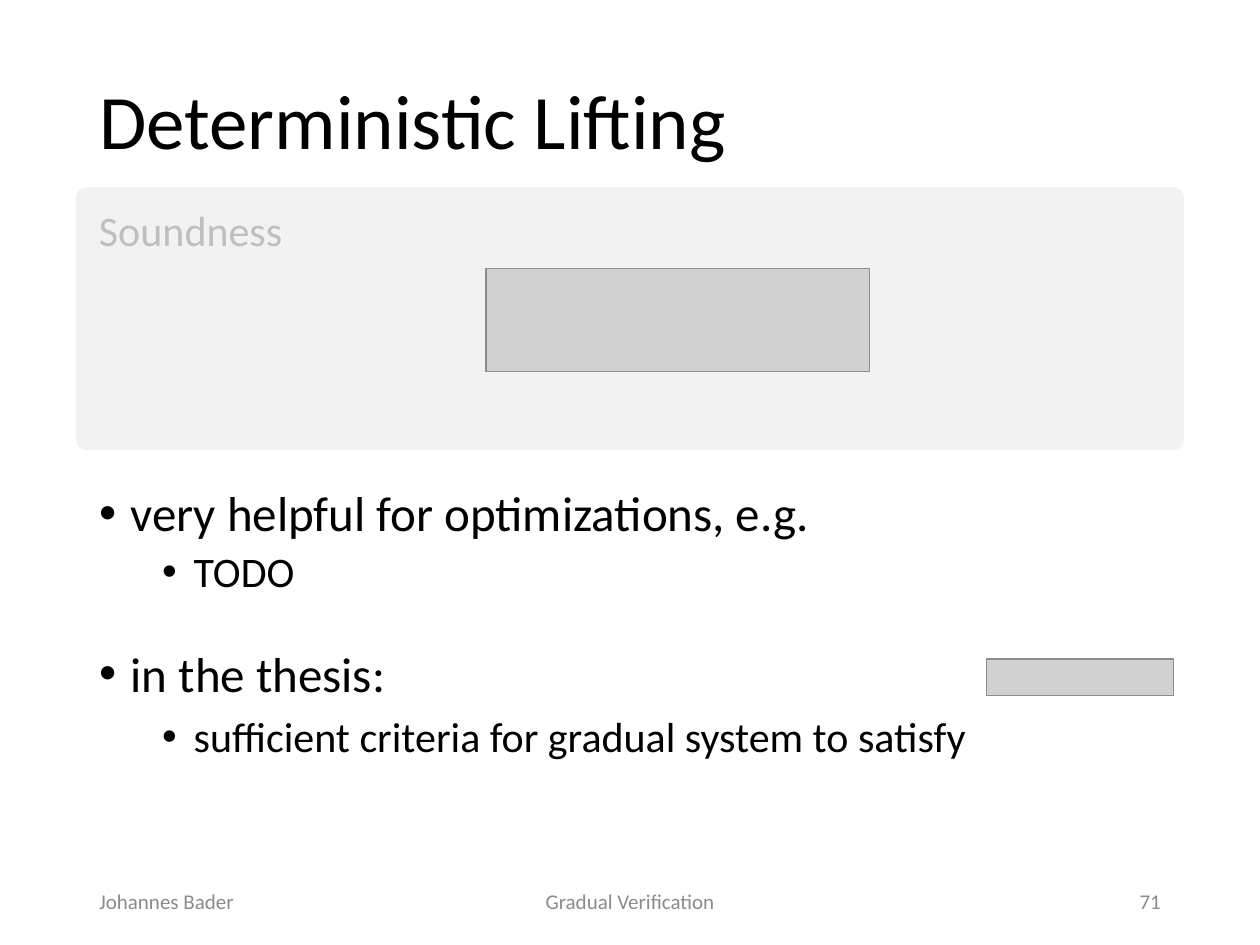
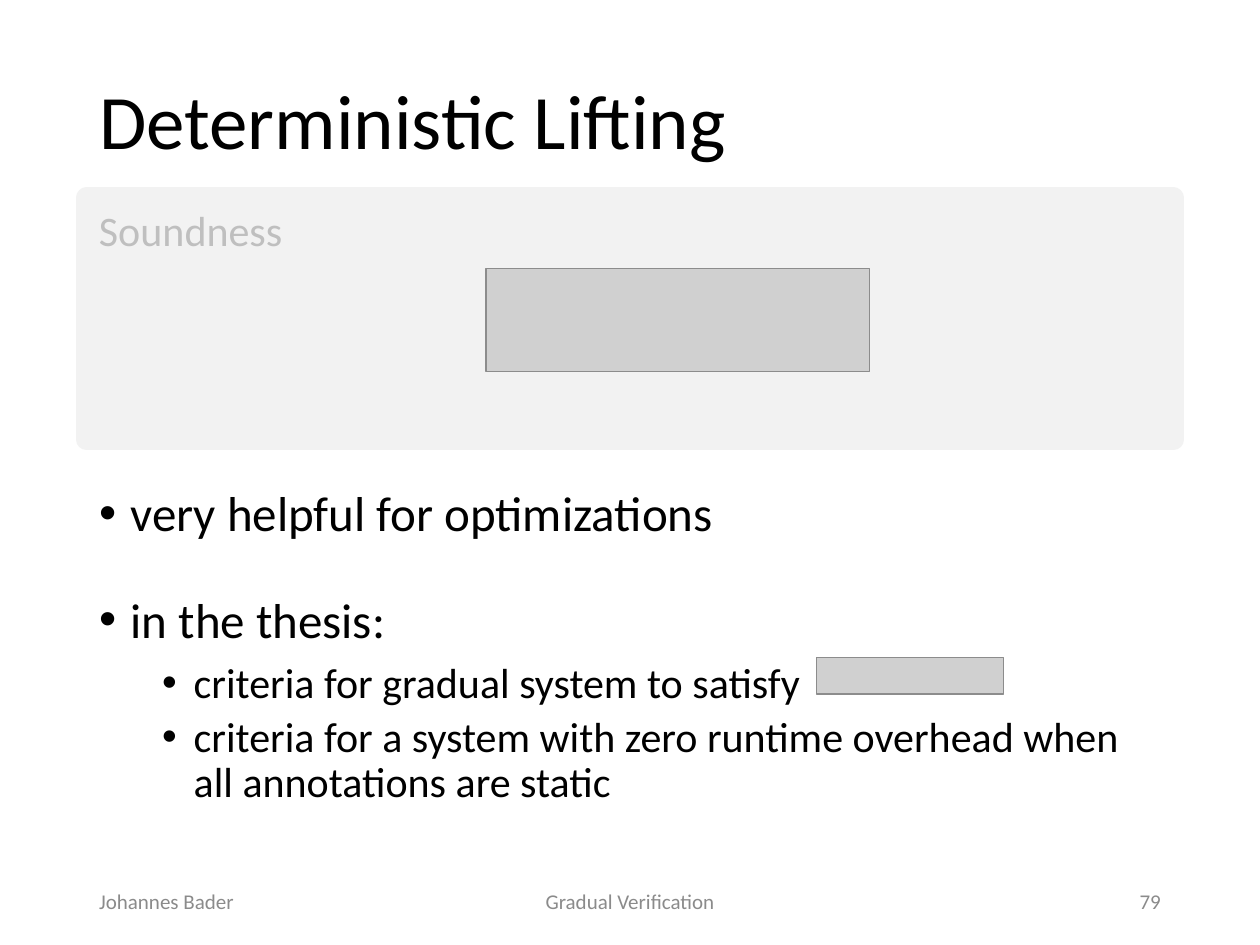
Before and after one commit to olydis/GradVer, a slide deck: slide 79 of latex/PLunch.pptx (slide 71 before the commit). Drawn at 1260x945 pixels with LibreOffice and Linux fonts; fonts in the diff are those of the drawing; grey boxes stand for pictures. Boxes give left, top, right and bottom in pixels: in the first picture for what was removed or moved away, otherwise in the second. Text is boxed around its words. In the diff, an @@ line names an element or a change of style, - is before the commit and + after.

```diff
--- a/latex/PLunch.pptx
+++ b/latex/PLunch.pptx
@@ text at <box>131,497,712,539</box>: text changed @@
-• very helpful for optimizations, e.g.
-  • TODO
+• very helpful for optimizations
@@ picture: place and size @@
-picture at <box>987,659,1174,696</box>
+picture at <box>816,658,1004,694</box>
@@ text at <box>194,668,1118,798</box>: text changed @@
-  • sufficient criteria for gradual system to satisfy
+  • criteria for gradual system to satisfy
+  • criteria for a system with zero runtime overhead when all annotations are static
@@ page number at <box>1140,895,1161,909</box>: text changed @@
-71
+79
```
Also in this commit, not shown: 26 other slides changed, 8 slides added.
